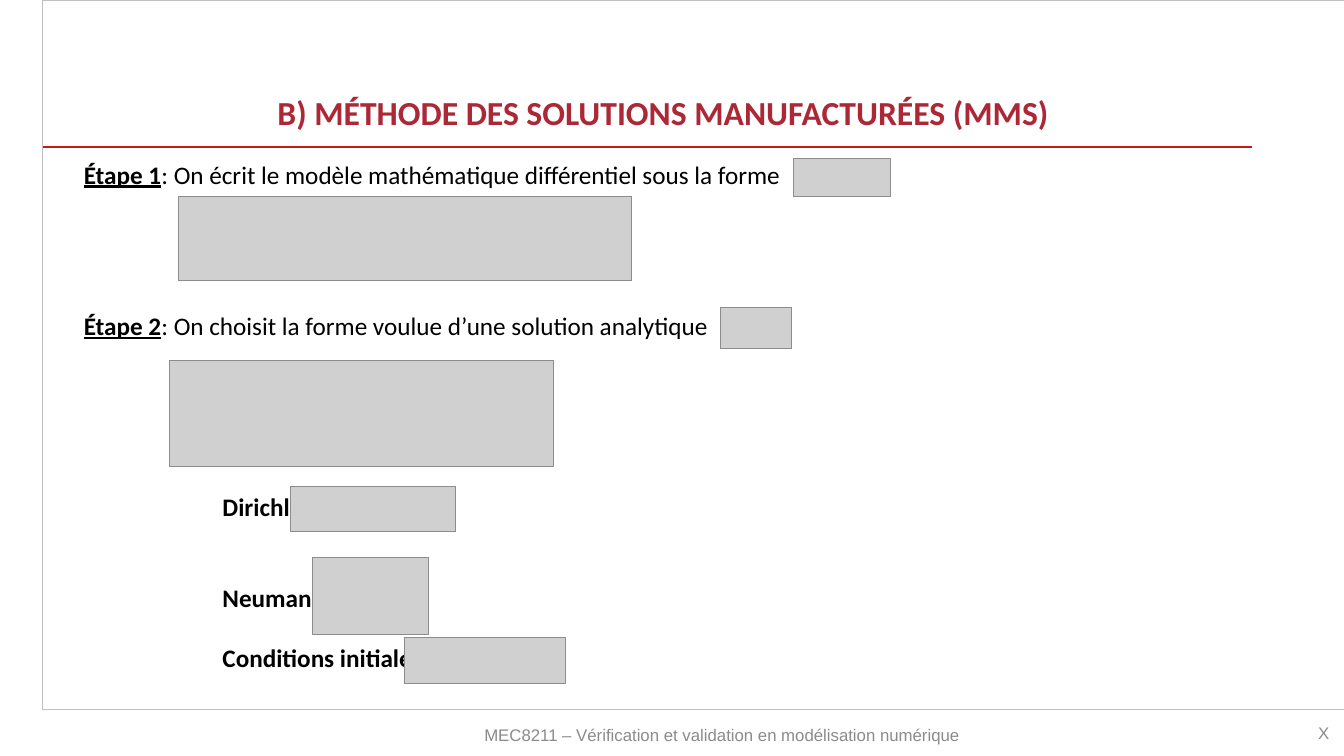
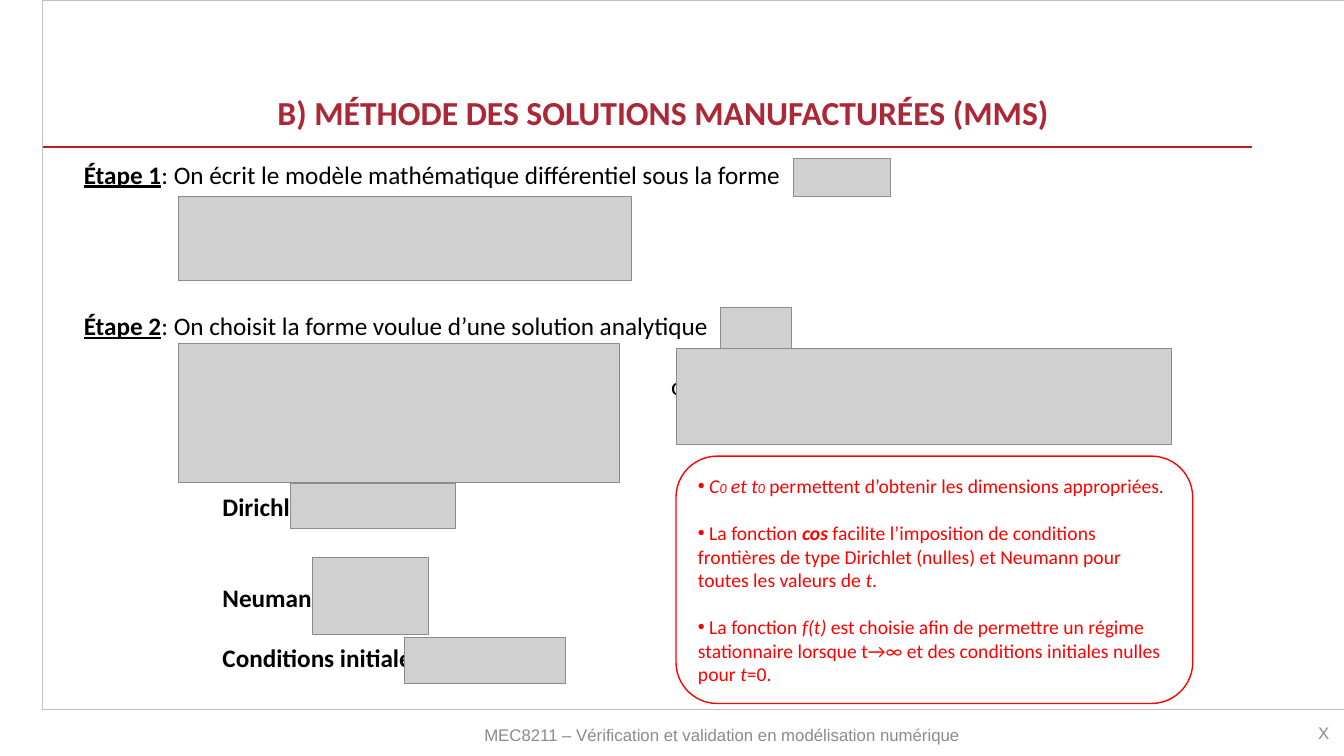
Before and after one commit to tiduru/MEC8211_VetV, a slide deck: slide 3 of Devoir2/MEC8211_Devoir2.pptx. Drawn at 1344x756 pixels with LibreOffice and Linux fonts; fonts in the diff are those of the drawing; grey boxes stand for pictures; background and template pictures are left out. Boxes give left, top, right and bottom in pixels: in the first picture for what was removed or moved away, otherwise in the second. Text is boxed around its words. In the diff, an @@ line names an element or a change of style, - is before the commit and + after.

```diff
--- a/Devoir2/MEC8211_Devoir2.pptx
+++ b/Devoir2/MEC8211_Devoir2.pptx
@@ picture: place and size @@
-picture at <box>169,360,554,466</box>
+picture at <box>178,344,620,483</box>
@@ picture added at <box>677,349,1173,445</box> @@
@@ text at <box>671,375,698,402</box>: paragraph added @@
+où
@@ rounded rectangle added at <box>677,457,1194,704</box>, outline #FF0000 1 pt, 14 pt, text #FF0000 @@
+• C0 et t0 permettent d’obtenir les dimensions appropriées.
+• La fonction cos facilite l’imposition de conditions frontières de type Dirichlet (nulles) et Neumann pour toutes les valeurs de t.
+• La fonction f(t) est choisie afin de permettre un régime stationnaire lorsque t→∞ et des conditions initiales nulles pour t=0.
```
Also in this commit, not shown: 2 other slides changed, 3 slides added, 3 other files.
